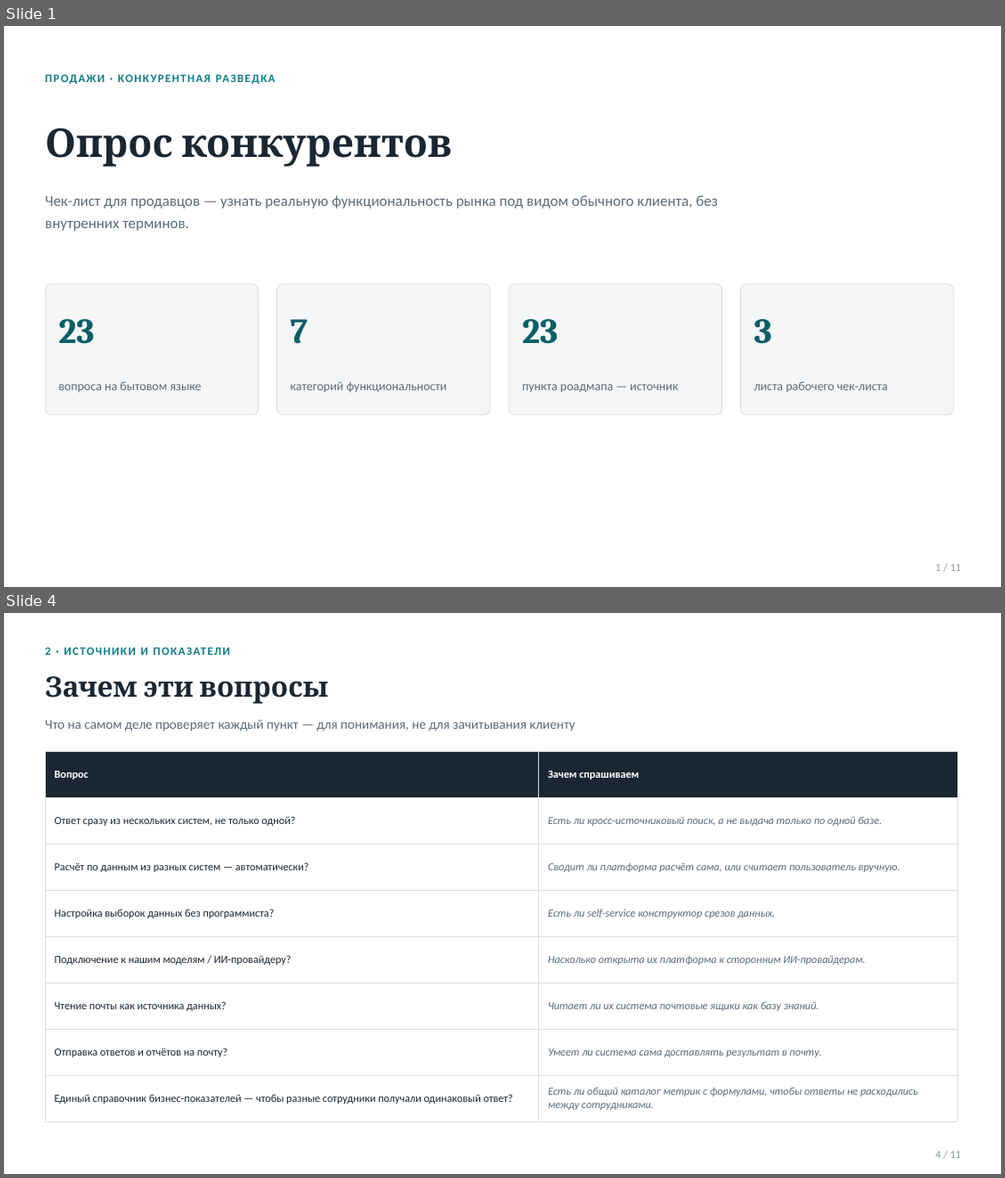
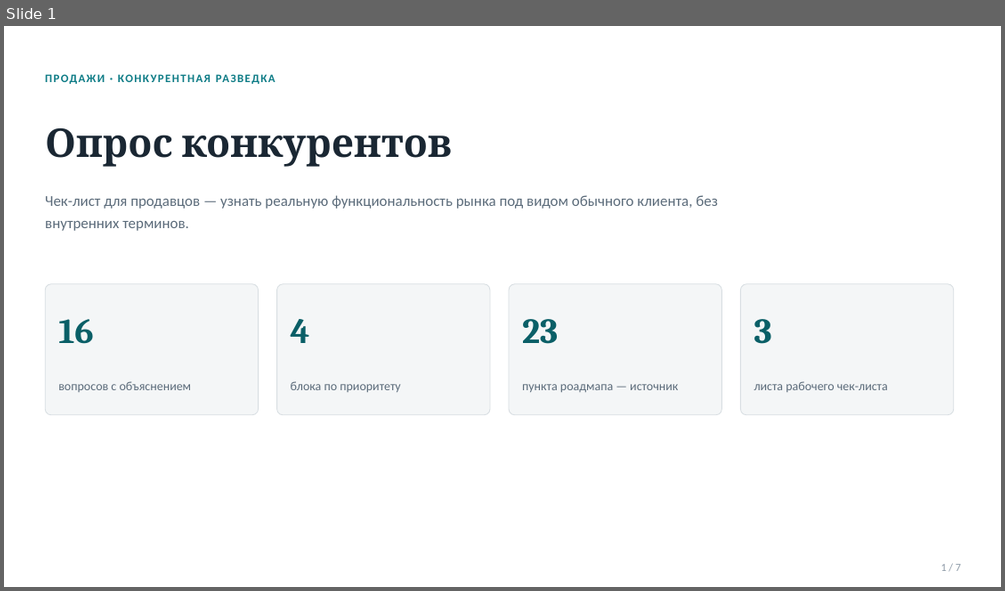
Before and after one commit to vladilslavandrosov-prog/job-RAG, a slide deck: docs/sales-enablement/opros-konkurentov-presentation.pptx. Shown one above the other, each under a label of ours: slides 1 and 4 before the commit, slide 1 after it; the slides between them are not shown. The pictures are 1005x1178 and 1005x591 pixels, drawn with LibreOffice and Linux fonts; fonts in the diff are those of the drawing. Boxes give left, top, right and bottom in pixels: in the first picture for what was removed or moved away, otherwise in the second. Text is boxed around its words. In the diff, an @@ line names an element or a change of style, - is before the commit and + after.

```diff
--- a/docs/sales-enablement/opros-konkurentov-presentation.pptx
+++ b/docs/sales-enablement/opros-konkurentov-presentation.pptx
@@ slide 4 removed at [4, 613, 1001, 1174], background #FFFFFF @@
@@ text removed at [45, 647, 71, 655] @@
-2 · ИСТОЧНИКИ И ПОКАЗАТЕЛИ
@@ text removed at [45, 676, 329, 704] @@
-Зачем эти вопросы
@@ text removed at [45, 720, 574, 731] @@
-Что на самом деле проверяет каждый пункт — для понимания, не для зачитывания клиенту
@@ table removed at [45, 751, 957, 1121], 8 rows, 2 columns @@
-Вопрос | Зачем спрашиваем
-Ответ сразу из нескольких систем, не только одной? | Есть ли кросс-источниковый поиск, а не выдача только по одной базе.
-Расчёт по данным из разных систем — автоматически? | Сводит ли платформа расчёт сама, или считает пользователь вручную.
-Настройка выборок данных без программиста? | Есть ли self-service конструктор срезов данных.
-Подключение к нашим моделям / ИИ-провайдеру? | Насколько открыта их платформа к сторонним ИИ-провайдерам.
-Чтение почты как источника данных? | Читает ли их система почтовые ящики как базу знаний.
-Отправка ответов и отчётов на почту? | Умеет ли система сама доставлять результат в почту.
-Единый справочник бизнес-показателей — чтобы разные сотрудники получали одинаковый ответ? | Есть ли общий каталог метрик с формулами, чтобы ответы не расходились между сотрудниками.
@@ text removed at [935, 1151, 961, 1158] @@
-4 / 11
@@ slide 1 changed as well @@
@@ text at [58, 319, 93, 344]: text changed @@
-23
+16
@@ text at [291, 319, 310, 343]: text changed @@
-7
+4
@@ text at [58, 381, 192, 392]: text changed @@
-вопроса на бытовом языке
+вопросов с объяснением
@@ text at [291, 381, 400, 392]: text changed @@
-категорий функциональности
+блока по приоритету
@@ text at [941, 564, 961, 571]: text changed @@
-1 / 11
+1 / 7
```
Also in this commit, not shown: 3 other slides changed, 3 slides added, 6 other slides removed, 1 other file.
